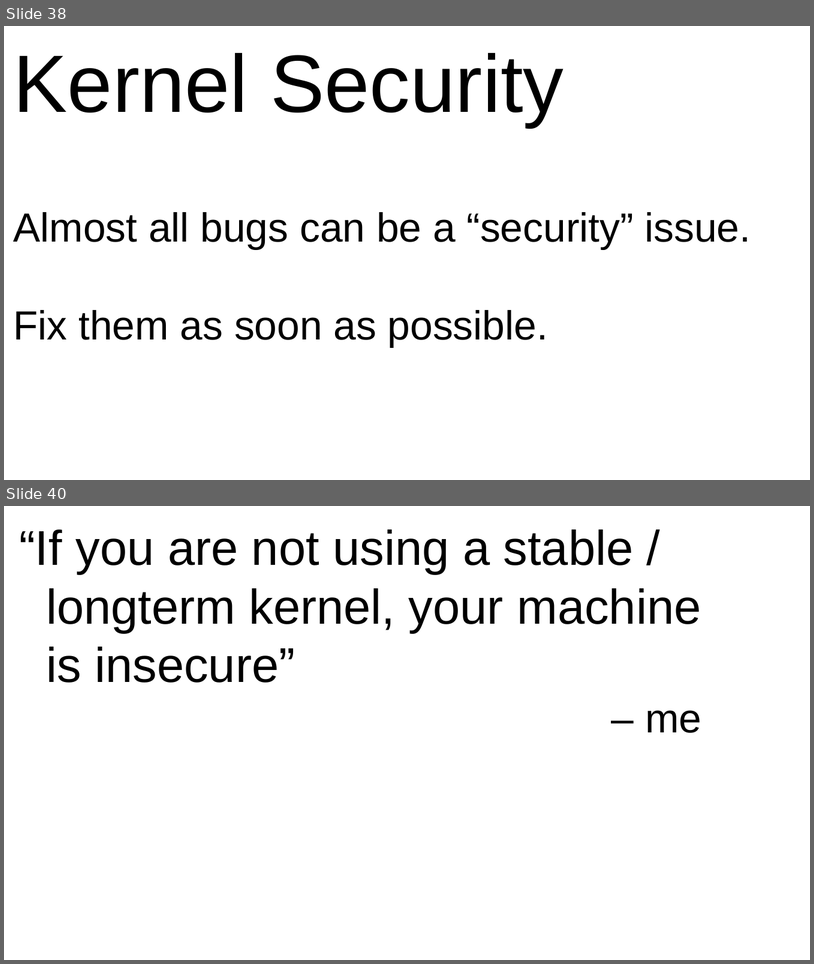
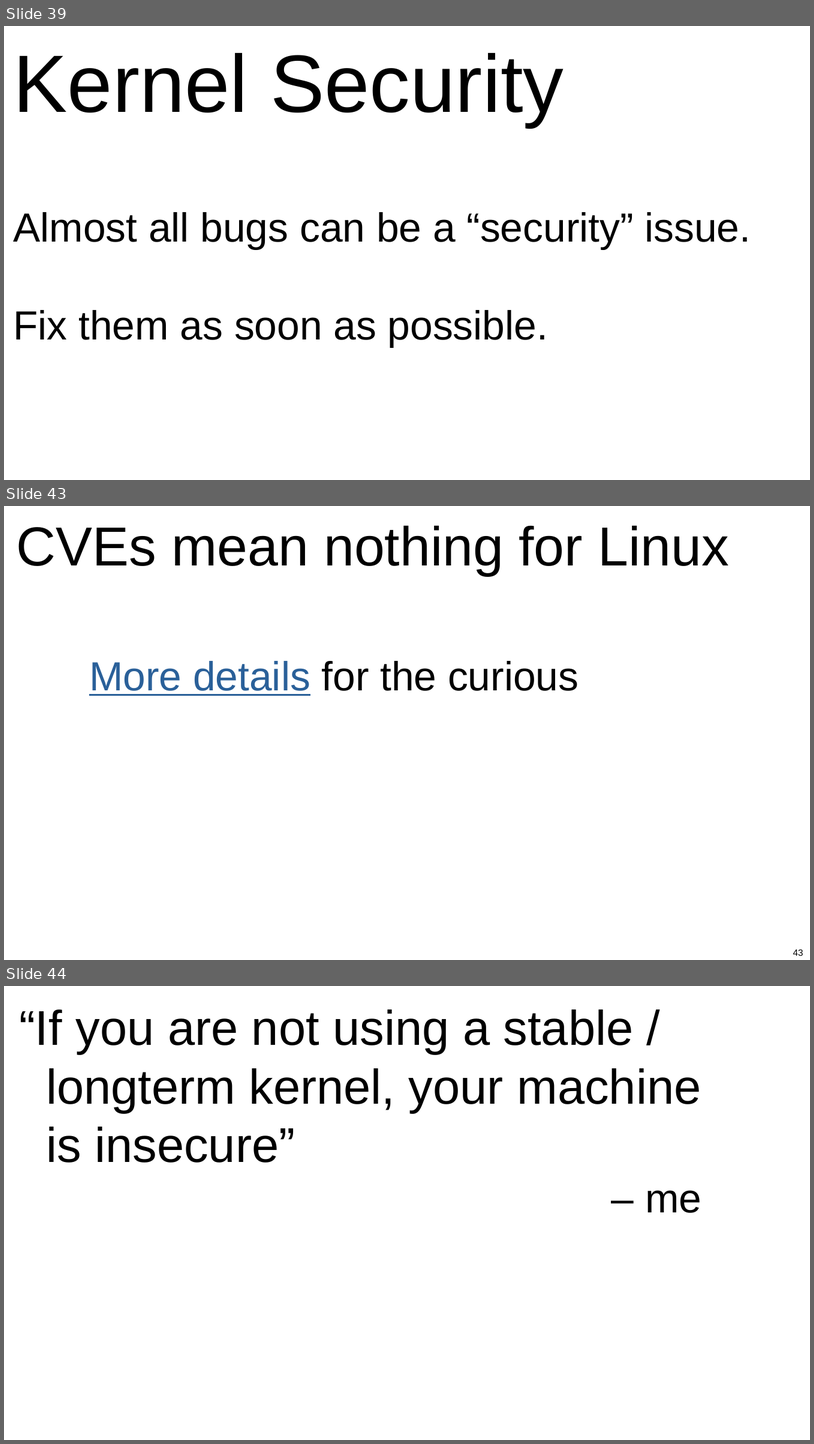
Before and after one commit to gregkh/kernel-development, a slide deck: kernel-development-wide.odp. Shown one above the other, each under a label of ours: slides 38 and 40 before the commit, slides 39, 43 and 44 after it; the slides between them are not shown. The pictures are 814x964 and 814x1444 pixels, drawn with LibreOffice and Linux fonts; fonts in the diff are those of the drawing. Boxes give left, top, right and bottom in pixels: in the first picture for what was removed or moved away, otherwise in the second. Text is boxed around its words. In the diff, an @@ line names an element or a change of style, - is before the commit and + after.

```diff
--- a/kernel-development-wide.odp
+++ b/kernel-development-wide.odp
@@ slide 43 added at [4,506,810,960], background #FFFFFF @@
@@ text added at [16,525,729,696], 40 pt, text #000000 @@
+CVEs mean nothing for Linux
+More details for the curious
@@ page number added at [794,949,804,955], 9 pt, text #000000 @@
+43
@@ what was slide 38 is now slide 39 @@
@@ what was slide 40 is now slide 44 @@
```
Also in this commit, not shown: 22 slides changed, 4 other slides added, 1 slide removed, 1 other file.
